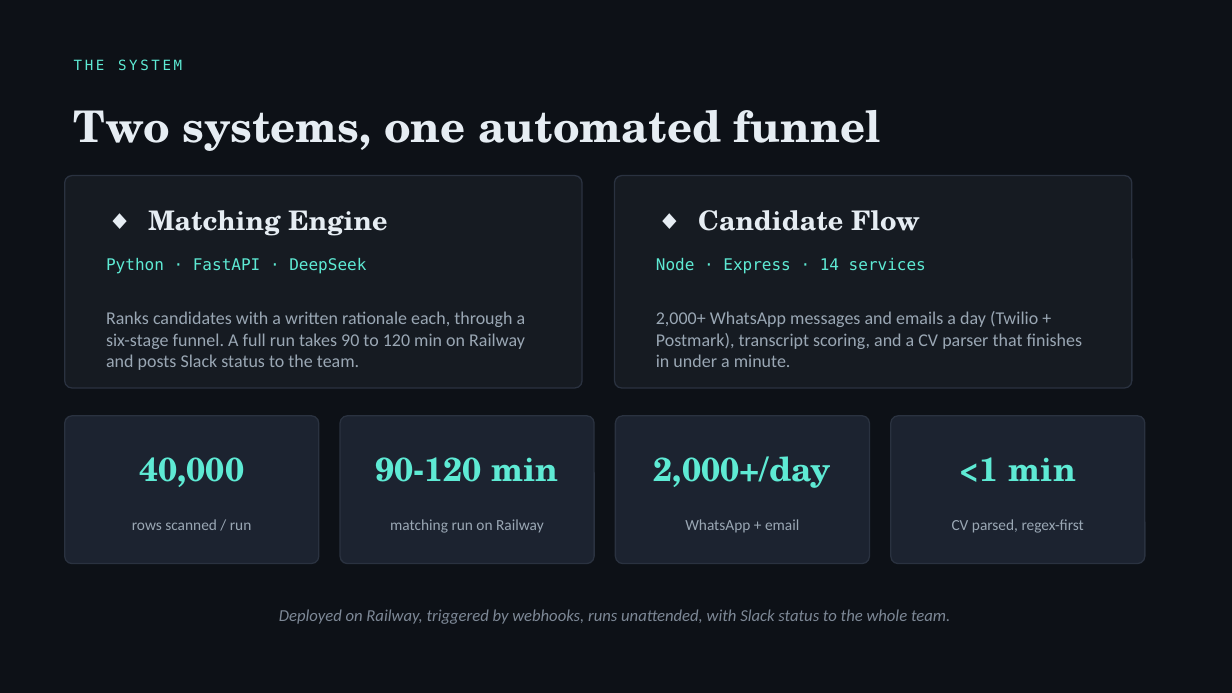
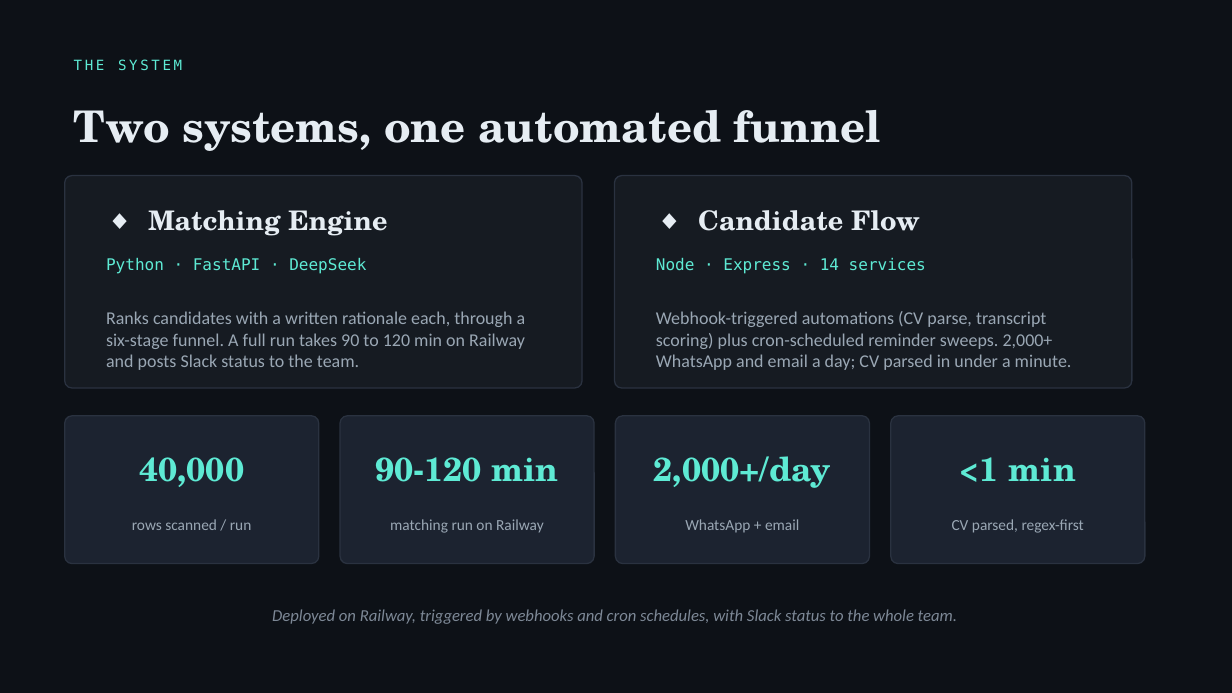
Before and after one commit to Wessam-Mandour/Wessam-Mandour.github.io, a slide deck: slide 3 of deck/AI-Recruiting-Automation-Portfolio.pptx. Drawn at 1232x693 pixels with LibreOffice and Linux fonts; fonts in the diff are those of the drawing. Boxes give left, top, right and bottom in pixels: in the first picture for what was removed or moved away, otherwise in the second. Text is boxed around its words. In the diff, an @@ line names an element or a change of style, - is before the commit and + after.

Commit message:
Clarify webhook+cron triggers and env-var deployment model (Flash/Pro, 3x reminders); add Configurable by Design section/slide

```diff
--- a/deck/AI-Recruiting-Automation-Portfolio.pptx
+++ b/deck/AI-Recruiting-Automation-Portfolio.pptx
@@ text at <box>656,311,1072,370</box>: text changed @@
-2,000+ WhatsApp messages and emails a day (Twilio + Postmark), transcript scoring, and a CV parser that finishes in under a minute.
+Webhook-triggered automations (CV parse, transcript scoring) plus cron-scheduled reminder sweeps. 2,000+ WhatsApp and email a day; CV parsed in under a minute.
@@ text at <box>272,609,957,624</box>: text changed @@
-Deployed on Railway, triggered by webhooks, runs unattended, with Slack status to the whole team.
+Deployed on Railway, triggered by webhooks and cron schedules, with Slack status to the whole team.
```
Also in this commit, not shown: 1 slide added, 4 other files.
